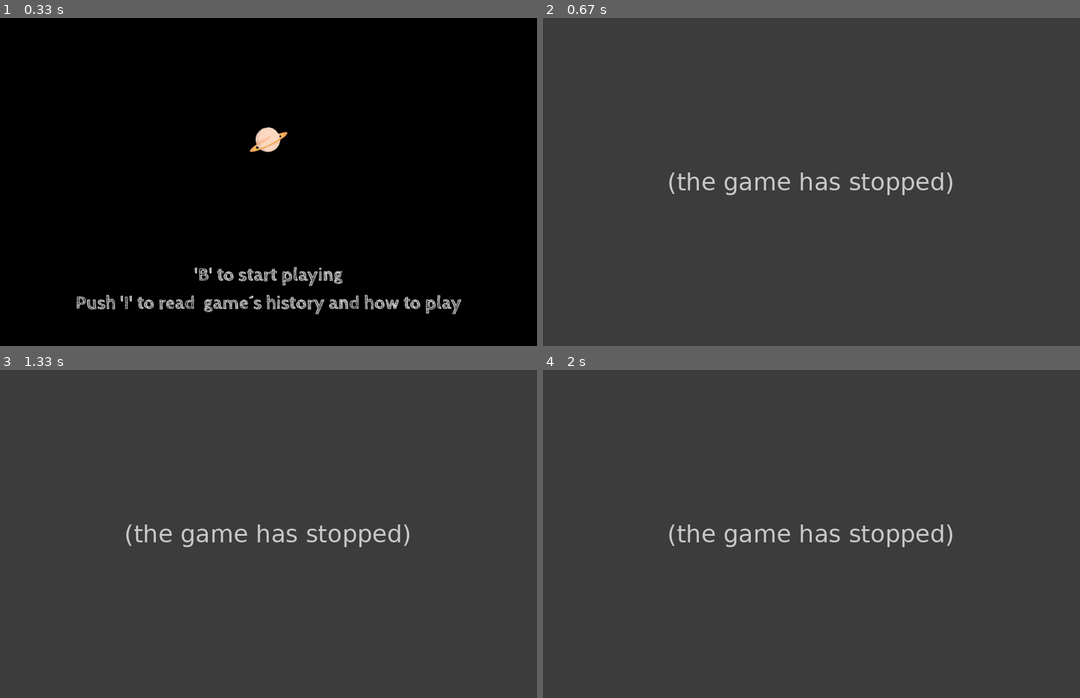
Above: before the commit, frames 1-4 (two rows, left to right).
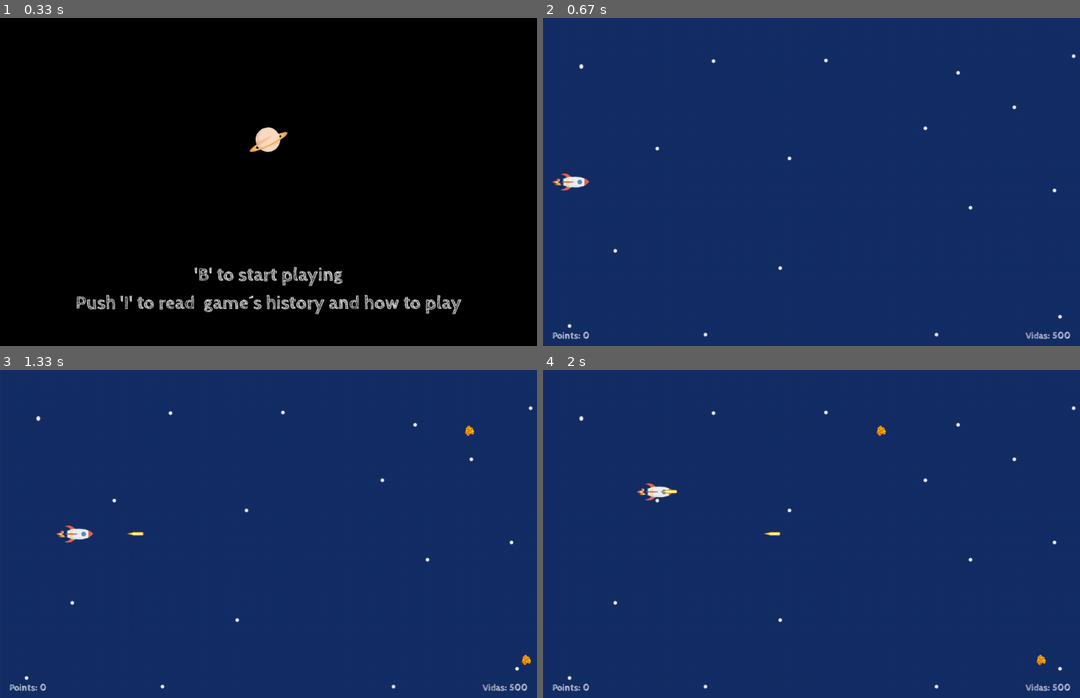
Above: after the commit, the same moments.

Repository: MarkelJM/FinalPygameSpace
Game: pygame game, started from main.py
Same seed, same stepped clock (60 frames per second), same inputs: the game is played once before the commit and once after it.
Inputs:
- Up to frame 1 (0.33 s): no input
- Up to frame 2 (0.67 s): tap B at 0.33 s
- Up to frame 3 (1.33 s): tap Space at 0.67, 1.07 s; hold Right from 1 s (still down)
- Up to frame 4 (2 s): tap Space at 1.37, 1.62, 1.95 s; release Right at 1.47 s; hold Up 1.55-1.85 s; hold Right from 1.88 s (still down)

Frame 1 is identical in both runs. In frame 2, 100% of the frame differs, in the area x 0-100%, y 0-100%; in frame 3, 100%; in frame 4, 100%.
Error before the commit: AttributeError: 'Game' object has no attribute 'rock_object' (scenes.py line 341); the game stopped at 0.35 s (later frames are placeholders)

Commit message:
fear:no name records convert "anonimo"

Diff:
--- a/thequest/records2.py
+++ b/thequest/records2.py
@@ -113,6 +113,8 @@
         #message = "GAME OVER"
         #pos_y = 100
         message_str = str(message)
+        if message_str == "":
+            message_str = self.no_name_record(message_str)
         self.screen = screen
         text = self.tipography.render(message_str, True, MESSAGE_COLOUR)
         width_text = text.get_width()
@@ -122,3 +124,8 @@
             pos_x = (WIDTH/2) + 10
 
         self.screen.blit(text, (pos_x, pos_y))
+
+    def no_name_record(self, name):
+        name_anonimo = "Anonimo"
+        if name == "":
+            return name_anonimo
--- a/thequest/scenes.py
+++ b/thequest/scenes.py
@@ -220,7 +220,7 @@
         # self.no_life = LifesCounting.no_lifes()
         self.bullets_groups = self.bullet_group()  # create method attribute
         self.game_end = Game_Over(self.screen)  # create class attribute
-
+        self.rock_object = Rock(WIDTH, HEIGHT)
         self.pointer = Points()  # create class attribute
 
         self.clock = pg.time.Clock()  # time attribute, but not the timing
@@ -285,7 +285,7 @@
 
             self.time_loop = pg.time.get_ticks()  # each loop timing
             self.timer = self.get_level_time_controller(
-                self.time_start, self.time_loop,self.game_ended )
+                self.time_start, self.time_loop, self.game_ended)
             # control all level aspects, levels, windows etc.
             """self.timer está en desarrollo"""
             contador += 1  # increase each loop allows to controll when  creat rock
@@ -484,7 +484,7 @@
     def remove_rock(self, rock):
         self.rocks.remove(rock)
 
-    def get_level_time_controller(self, time0, time1,game_end_status):
+    def get_level_time_controller(self, time0, time1, game_end_status):
         if game_end_status == False:
             # to know each loop time, to know in which level should be
             self.real_time = (time1 - time0)
Binary file changed: data/DBscore.db
